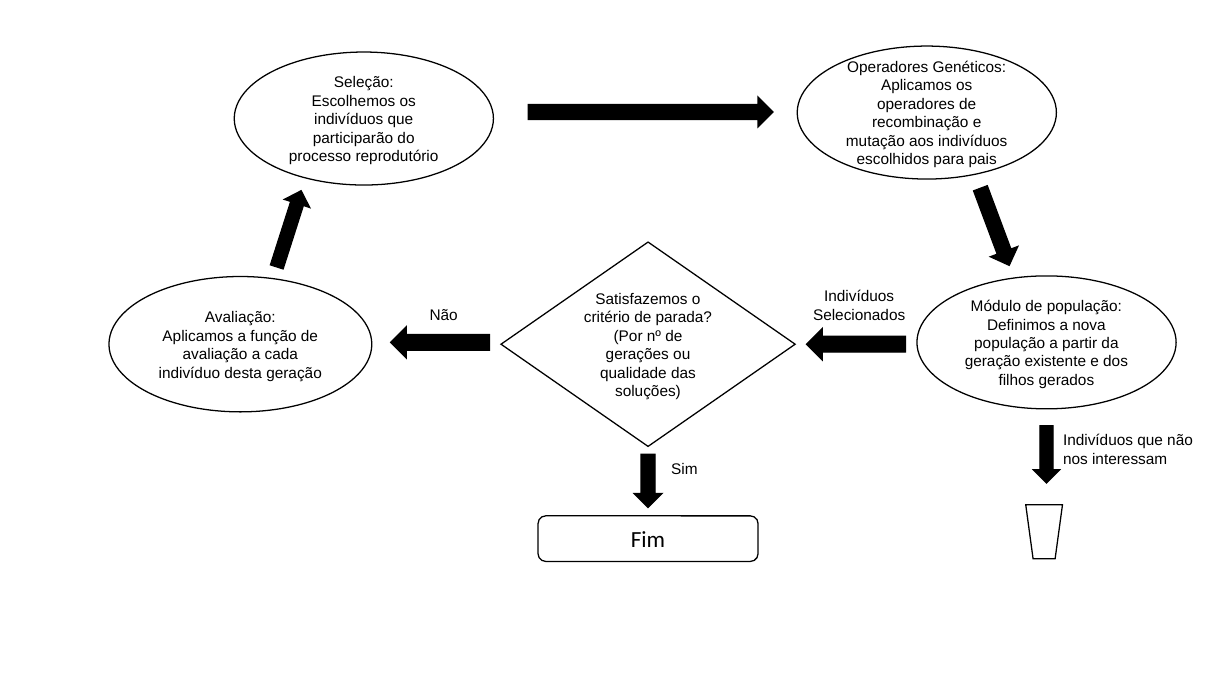
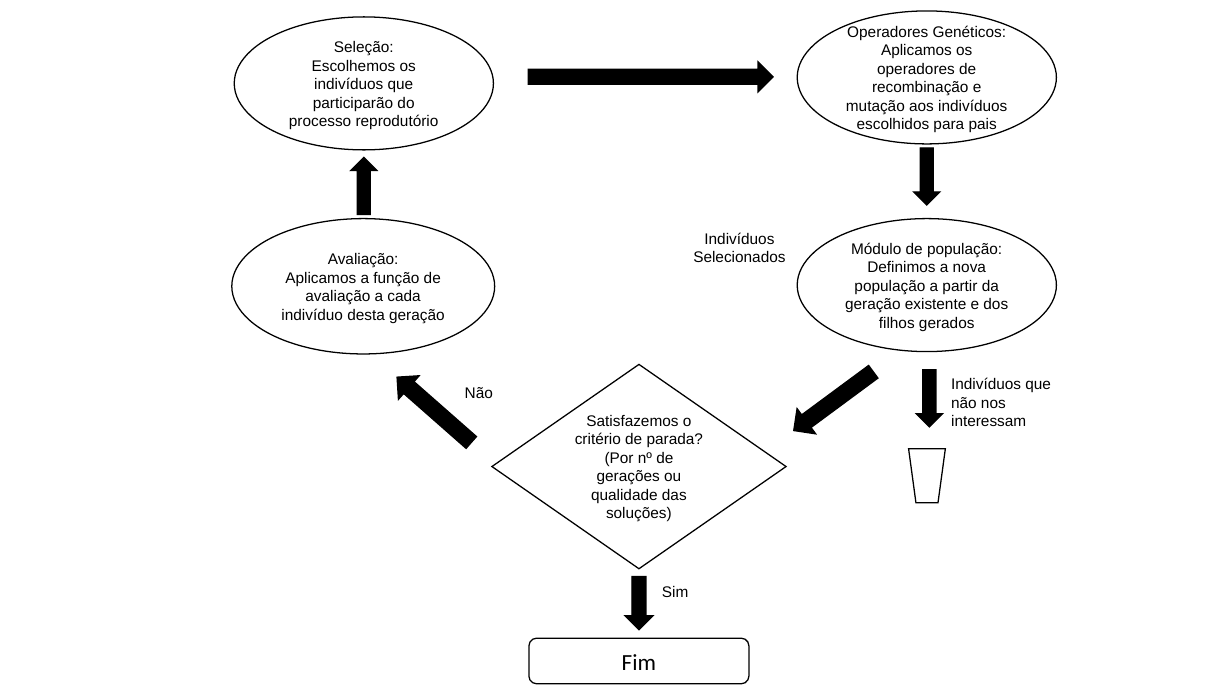
Before and after one commit to ruannicolini/Tear, a slide deck: slide 4 of Documentação/desenhos.pptx. Drawn at 1232x693 pixels with LibreOffice and Linux fonts; fonts in the diff are those of the drawing. Boxes give left, top, right and bottom in pixels: in the first picture for what was removed or moved away, otherwise in the second. Text is boxed around its words. In the diff, an @@ line names an element or a change of style, - is before the commit and + after.

```diff
--- a/Documentação/desenhos.pptx
+++ b/Documentação/desenhos.pptx
@@ 2 ellipses, 1 right arrow: place and size @@
-2 ellipses, 1 right arrow at (235, 46, 1057, 185)
+2 ellipses, 1 right arrow at (235, 11, 1057, 150)
@@ down arrow at (914, 148, 940, 205): rotation 339 to 0 degrees @@
@@ up arrow added at (351, 157, 377, 214), fill #000000, outline #000000 1 pt @@
@@ right arrow removed at (264, 186, 314, 271) @@
@@ ellipse "Avaliação:": place and size @@
-ellipse "Avaliação:" at (109, 276, 372, 411)
+ellipse "Avaliação:" at (232, 219, 495, 354)
@@ text "Indivíduos": place and size @@
-text "Indivíduos" at (813, 289, 905, 320)
+text "Indivíduos" at (693, 232, 785, 262)
@@ ellipse "Módulo de população:": place and size @@
-ellipse "Módulo de população:" at (917, 276, 1177, 409)
+ellipse "Módulo de população:" at (798, 219, 1057, 352)
@@ left arrow at (785, 359, 883, 443): rotation 0 to 323 degrees @@
@@ left arrow at (386, 366, 481, 455): rotation 0 to 41 degrees @@
@@ text "Não": place and size @@
-text "Não" at (430, 309, 458, 320)
+text "Não" at (465, 387, 493, 398)
@@ diamond "Satisfazemos o critério de parada? ...": place and size @@
-diamond "Satisfazemos o critério de parada? ..." at (501, 242, 795, 446)
+diamond "Satisfazemos o critério de parada? ..." at (492, 364, 786, 568)
@@ down arrow: place and size @@
-down arrow at (1033, 426, 1059, 483)
+down arrow at (917, 370, 943, 427)
@@ text "Indivíduos que não nos interessam" rewrapped from (1063, 433, 1193, 464) to (951, 377, 1051, 426) @@
@@ flow chart manual operation: place and size @@
-flow chart manual operation at (1026, 505, 1063, 558)
+flow chart manual operation at (909, 449, 945, 503)
@@ down arrow: place and size @@
-down arrow at (634, 455, 662, 508)
+down arrow at (625, 577, 653, 630)
@@ text "Sim": place and size @@
-text "Sim" at (671, 463, 697, 474)
+text "Sim" at (662, 586, 688, 597)
@@ rounded rectangle "Fim": place and size @@
-rounded rectangle "Fim" at (538, 516, 758, 561)
+rounded rectangle "Fim" at (530, 639, 750, 684)
```
Also in this commit, not shown: 1 other slide changed, 1 slide added, 41 other files.
